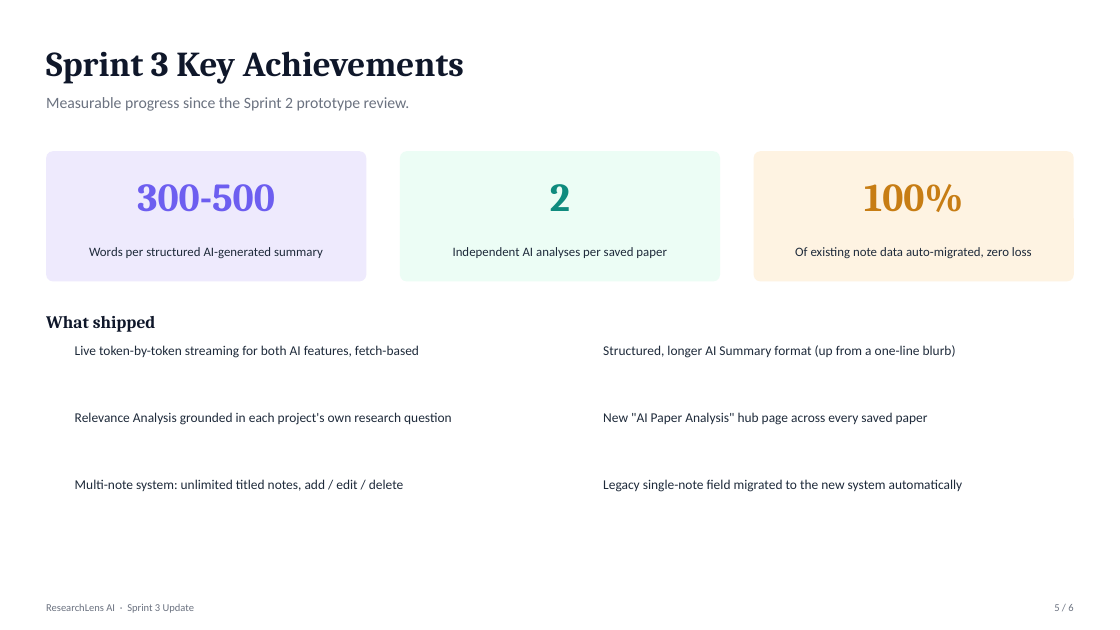
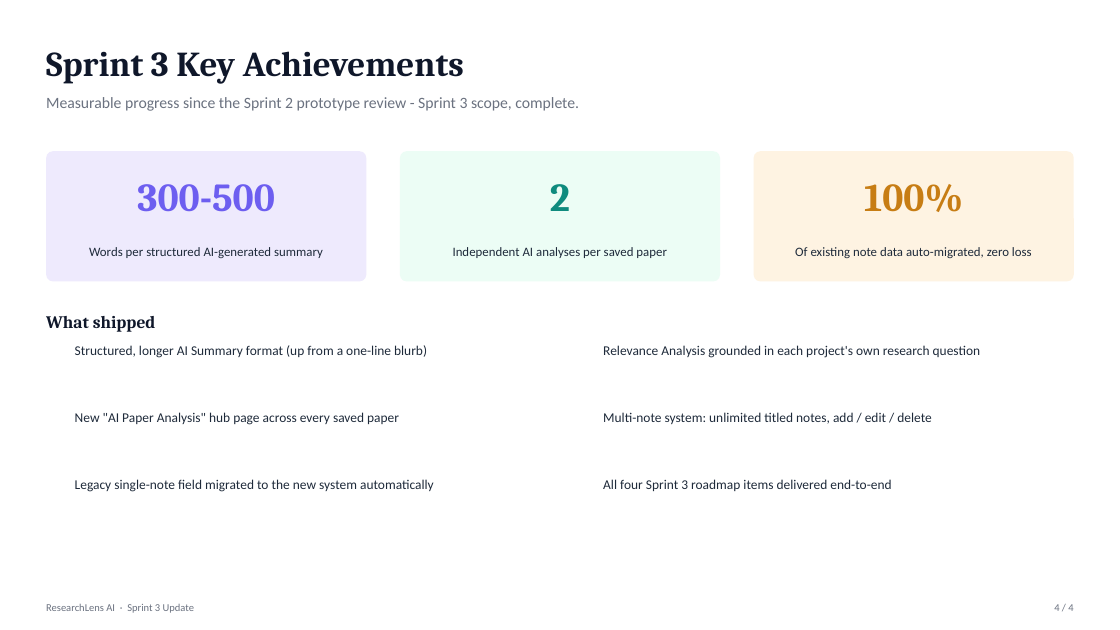
Before and after one commit to EmmanuelOrunta/researchlens-ai, a slide deck: slide 4 of presentations/ResearchLens_AI_Sprint3_Update.pptx (slide 5 before the commit). Drawn at 1120x630 pixels with LibreOffice and Linux fonts; fonts in the diff are those of the drawing; background and template pictures are left out. Boxes give left, top, right and bottom in pixels: in the first picture for what was removed or moved away, otherwise in the second. Text is boxed around its words. In the diff, an @@ line names an element or a change of style, - is before the commit and + after.

Commit message:
Update ResearchLens AI presentation with enhanced summary visuals and formatting

```diff
--- a/presentations/ResearchLens_AI_Sprint3_Update.pptx
+++ b/presentations/ResearchLens_AI_Sprint3_Update.pptx
@@ text at box(46, 97, 579, 111): text changed @@
-Measurable progress since the Sprint 2 prototype review.
+Measurable progress since the Sprint 2 prototype review - Sprint 3 scope, complete.
@@ text at box(75, 345, 427, 358): text changed @@
-Live token-by-token streaming for both AI features, fetch-based
+Structured, longer AI Summary format (up from a one-line blurb)
@@ text at box(603, 345, 981, 358): text changed @@
-Structured, longer AI Summary format (up from a one-line blurb)
+Relevance Analysis grounded in each project's own research question
@@ text at box(75, 412, 399, 425): text changed @@
-Relevance Analysis grounded in each project's own research question
+New "AI Paper Analysis" hub page across every saved paper
@@ text at box(603, 412, 931, 424): text changed @@
-New "AI Paper Analysis" hub page across every saved paper
+Multi-note system: unlimited titled notes, add / edit / delete
@@ text at box(75, 479, 434, 492): text changed @@
-Multi-note system: unlimited titled notes, add / edit / delete
+Legacy single-note field migrated to the new system automatically
@@ text at box(603, 479, 891, 491): text changed @@
-Legacy single-note field migrated to the new system automatically
+All four Sprint 3 roadmap items delivered end-to-end
@@ text at box(1054, 604, 1073, 611): text changed @@
-5 / 6
+4 / 4
```
Also in this commit, not shown: 3 other slides changed, 2 slides removed.
